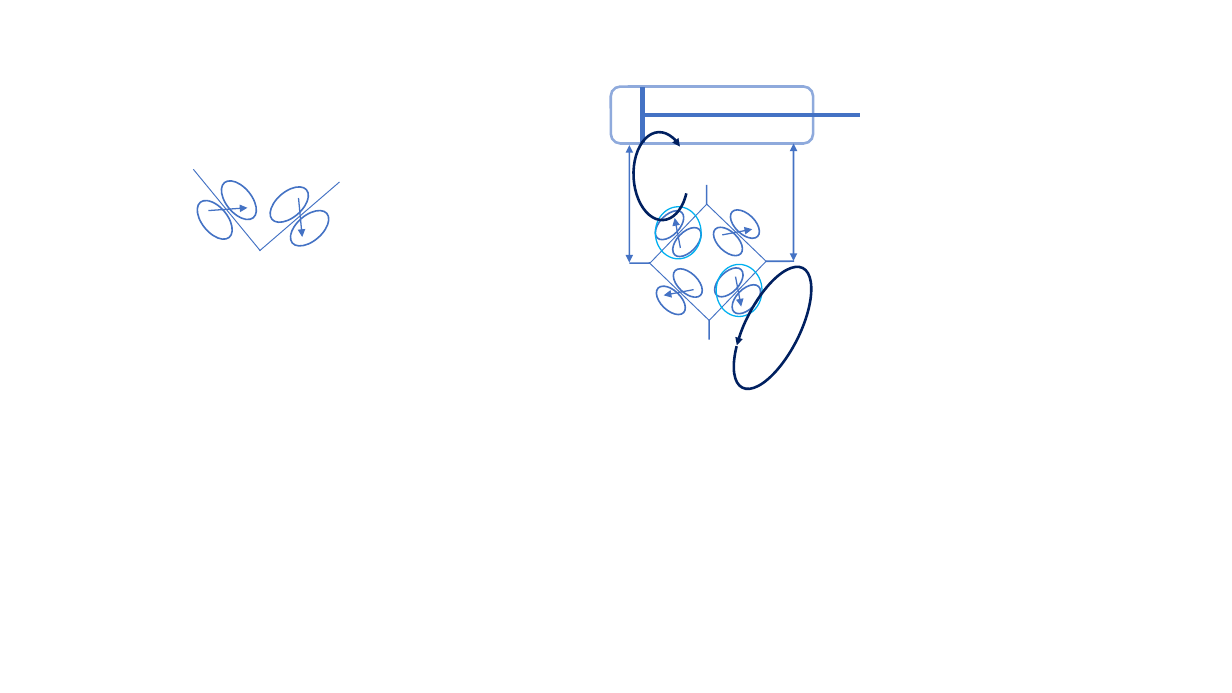
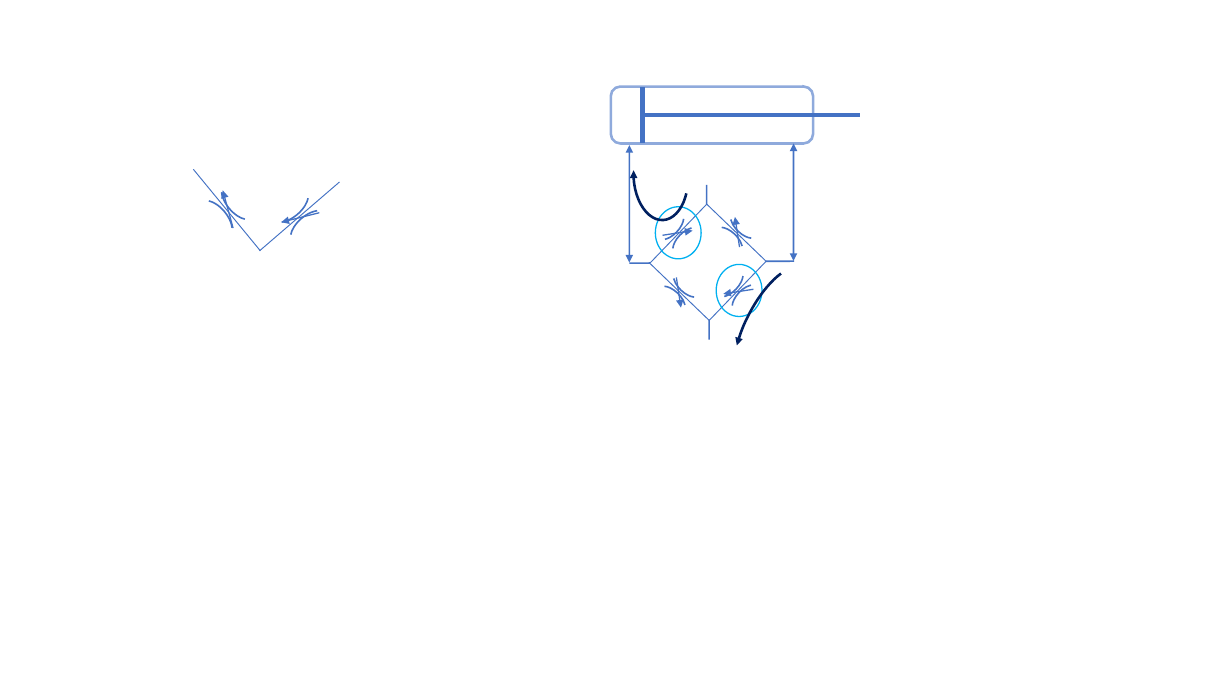
Before and after one commit to rnitsche66/teachingSMC, a slide deck: slide 1 of Festo/Drossel.odp. Drawn at 1232x693 pixels with LibreOffice and Linux fonts; fonts in the diff are those of the drawing. Boxes give left, top, right and bottom in pixels: in the first picture for what was removed or moved away, otherwise in the second. Text is boxed around its words. In the diff, an @@ line names an element or a change of style, - is before the commit and + after.

```diff
--- a/Festo/Drossel.odp
+++ b/Festo/Drossel.odp
@@ arrow moved from (209, 211) - (248, 208) to (233, 228) - (223, 190) @@
@@ arrow moved from (299, 198) - (302, 237) to (320, 213) - (282, 222) @@
@@ arrow moved from (680, 248) - (675, 218) to (663, 236) - (693, 231) @@
@@ arrow moved from (723, 235) - (752, 229) to (739, 247) - (735, 217) @@
@@ outline redrawn in 15 elements at box(191, 194, 240, 245), box(215, 174, 264, 226), box(264, 180, 315, 229), box(284, 203, 335, 252), box(710, 263, 748, 301), box(727, 280, 765, 319), box(708, 222, 747, 260), box(725, 204, 764, 243), box(668, 223, 706, 262), box(650, 206, 689, 245), box(669, 264, 707, 302), box(651, 281, 690, 320), box(611, 87, 813, 144), box(631, 131, 690, 221), box(719, 256, 828, 400) @@
@@ arrow moved from (694, 289) - (664, 296) to (677, 277) - (681, 308) @@
@@ arrow moved from (736, 276) - (741, 307) to (753, 289) - (724, 294) @@
```
Also in this commit, not shown: 1 other slide changed, 1 slide added, 1 slide removed, 1 other file.
